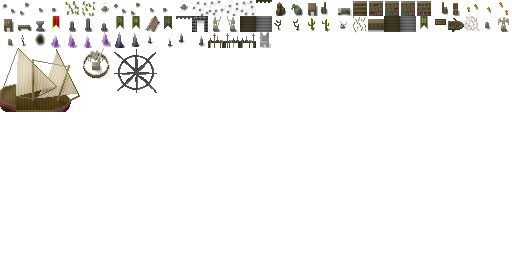
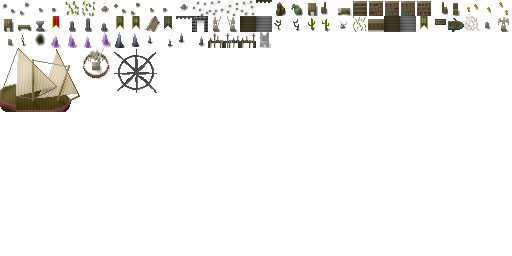
Before/after of a 512 x 256 layered artwork. What changed in the layer stack:
painted on "shade" over box(211, 33, 256, 48)
